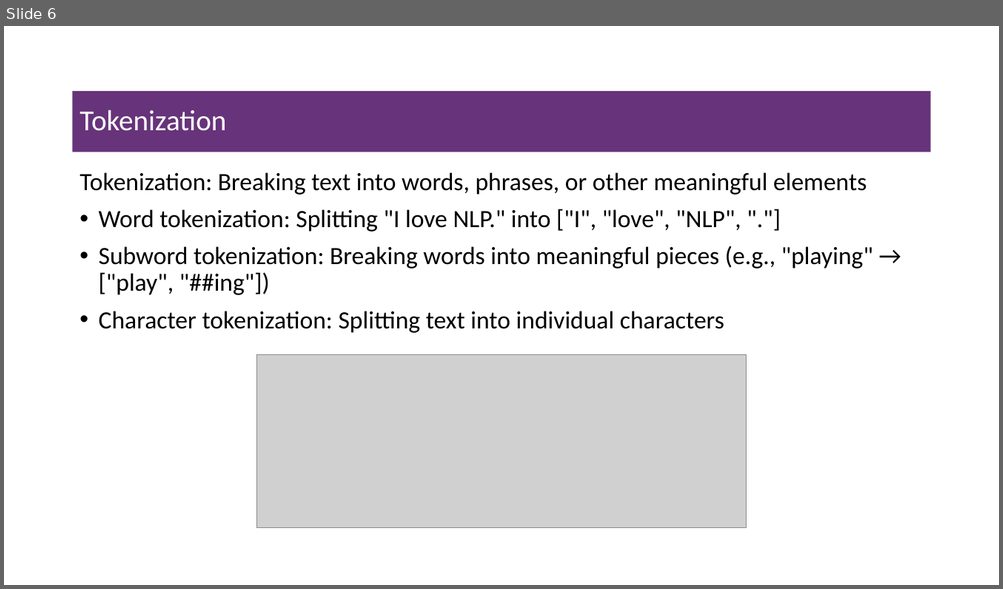
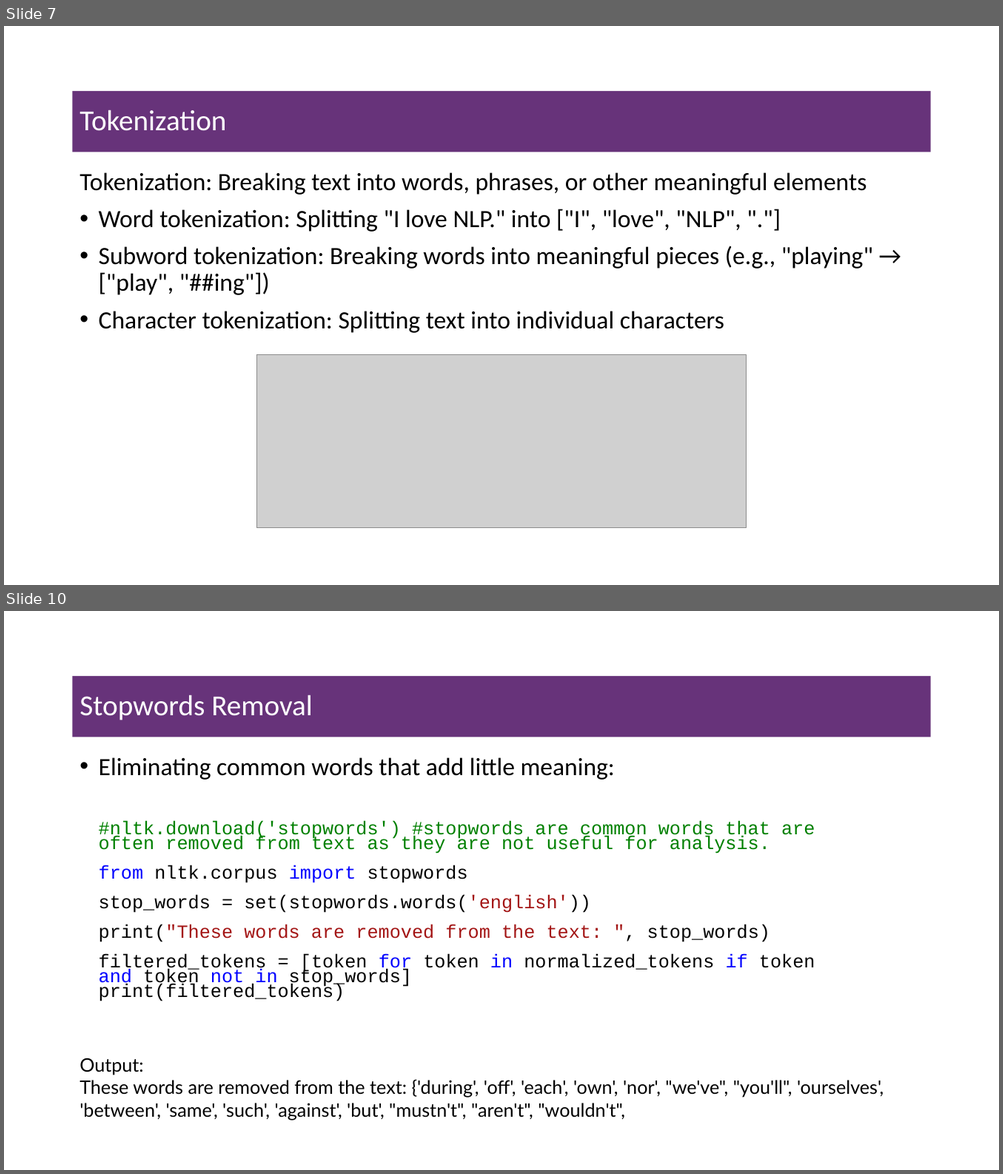
Before and after one commit to msfasha/307307-BI-Methods, a slide deck: 20242-NLP-LLM/lecture notes/Part 1 - Introduction to NLP/1-introduction to NLP.pptx. Shown one above the other, each under a label of ours: slide 6 before the commit, slides 7 and 10 after it; the slides between them are not shown. The pictures are 1003x589 and 1003x1174 pixels, drawn with LibreOffice and Linux fonts; fonts in the diff are those of the drawing; grey boxes stand for pictures; background and template pictures are left out. Boxes give left, top, right and bottom in pixels: in the first picture for what was removed or moved away, otherwise in the second. Text is boxed around its words. In the diff, an @@ line names an element or a change of style, - is before the commit and + after.

```diff
--- a/20242-NLP-LLM/lecture notes/Part 1 - Introduction to NLP/1-introduction to NLP.pptx
+++ b/20242-NLP-LLM/lecture notes/Part 1 - Introduction to NLP/1-introduction to NLP.pptx
@@ slide 10 added at (x1=4, y1=611, x2=999, y2=1170), background #FFFFFF @@
@@ title added at (x1=73, y1=676, x2=930, y2=737), fill #67337A, 28 pt, text #FFFFFF @@
+Stopwords Removal
@@ text added at (x1=99, y1=758, x2=614, y2=780), 24 pt, text #000000 @@
+• Eliminating common words that add little meaning:
@@ text added at (x1=99, y1=821, x2=815, y2=1002), 18 pt, text #000000 @@
+#nltk.download('stopwords') #stopwords are common words that are often removed from text as they are not useful for analysis.
+from nltk.corpus import stopwords
+stop_words = set(stopwords.words('english'))
+print("These words are removed from the text: ", stop_words)
+filtered_tokens = [token for token in normalized_tokens if token and token not in stop_words]
+print(filtered_tokens)
@@ text added at (x1=79, y1=1058, x2=883, y2=1120), 18 pt, text #000000 @@
+Output:
+These words are removed from the text: {'during', 'off', 'each', 'own', 'nor', "we've", "you'll", 'ourselves', 'between', 'same', 'such', 'against', 'but', "mustn't", "aren't", "wouldn't",
@@ what was slide 6 is now slide 7 @@
```
Also in this commit, not shown: 1 slide changed, 22 other slides added, 7 other files.
